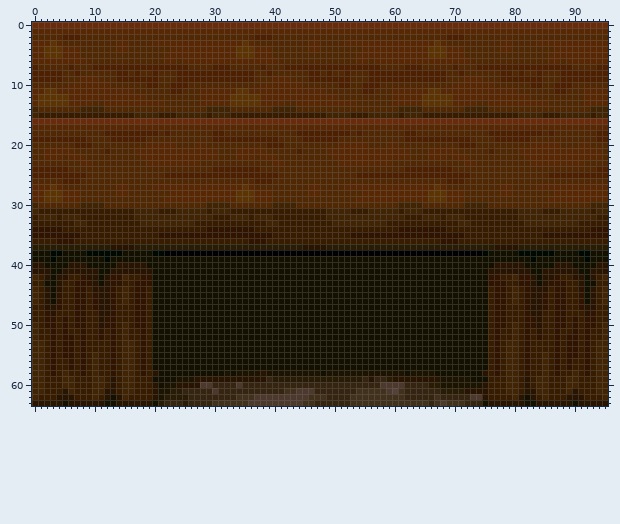
Sprite sheet -- enginefx/textures-32/pack002/pedestal_wooden.png. The picture above was drawn from the file before the commit.
The file is 96x64 pixels. Colours within 5 levels of each other are drawn and written as one.
Now the later version:
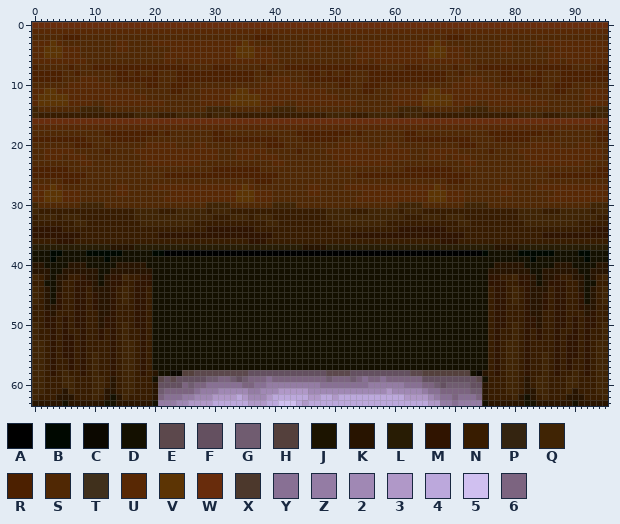
Palette (. is transparent): A #000000  B #000800  C #0c0800  D #141000  E #5c484c  F #645060  G #705c70  H #54403c  J #1c1400  K #281400  L #281c04  M #301400  N #381c00  P #342410  Q #402404  R #4c2000  S #502804  T #40301c  U #582804  V #5c3404  W #682c0c  X #4c382c  Y #887094  Z #947ca4  2 #a088b4  3 #b098c8  4 #bca8dc  5 #d0c0f0  6 #7c6480
Author's note on the commit: finally updated these to use the earth floor texture
The edit:
y 58: x 23..72 DDDDDDDDDJDJJJJKJJJJJJJJJDJJJJJJJJJJJJJDJJJJDDDDDD -> CCHHEEEEEEEEEFFFFFFFFFFFFFEEEEFFFFFFFFFFEEHHHHHHHH; x 74 D -> C
y 59: x 21..74 DDDJJJKKKKKKKKKKKKPLLLLLLLLLLLLLLLPKPPLKKKKKKKKJJJJJDD -> EFEFFFFFGG66GFG666Y666666666G666G6Y66Y666666FFFFFFFFFE
y 60: x 21..74 DJJKKKKXXPPPPXPPPPPPPPPPPPPPPPPPPPPPPXXXXPPPPLLJJJJJJJ -> FFFF6G66YYYYYY66YYZZZZZZZZZYYYYYYYYZZZZZZYYY66GFGGGGFF
y 61: x 21..74 JJLLPPPPPXPPPPPPPPPPPTTXXXPPPPPPPTTTTTXHTPPPPPPLLLLKKK -> G66666YZZZ22222ZZ222333332222222222222322222ZYY66666GG
y 62: x 21..74 JLLLLPPPPPPPPTTTXXXXXXXXXTTTPPPPTTTTTTTTTPPPPPTPPPPPXX -> 6YYYZZ2223333432223444444334434444444444433332ZYY6YYY6
y 63: x 21..74 LPPPLPPPPTTTTTTXXXXXXXXXTTPPPPPPTTTTTTTTTTTTTPTXTTTPPP -> ZZZ22333344444433344555434444444444444444444433ZZYZZZZ
Boxes around the changes in both pictures, in picture pixels (x1, y1, x2, y2):
changed: (158, 370, 482, 406)
